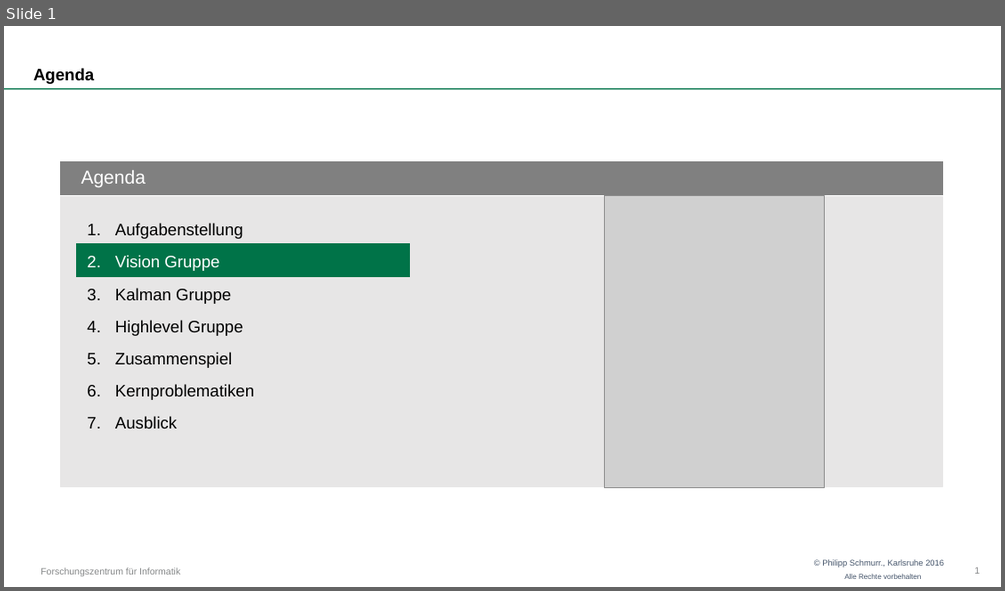
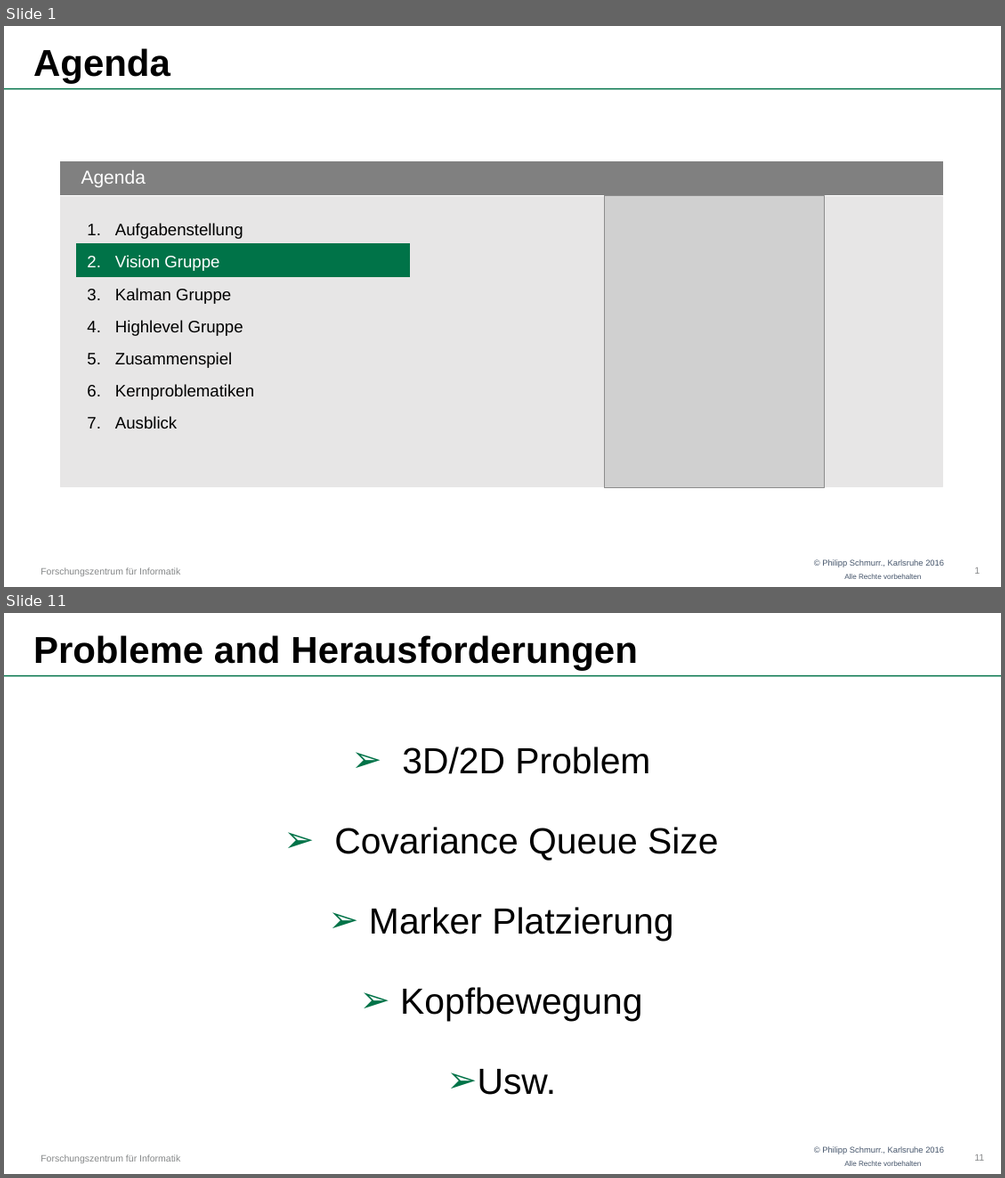
Before and after one commit to OtonoKakuei/robprak1516-documentation, a slide deck: robprak1516-presentation-vision.pptx. Shown one above the other, each under a label of ours: slide 1 before the commit, slides 1 and 11 after it; the slides between them are not shown. The pictures are 1005x591 and 1005x1178 pixels, drawn with LibreOffice and Linux fonts; fonts in the diff are those of the drawing; grey boxes stand for pictures; background and template pictures are left out. Boxes give left, top, right and bottom in pixels: in the first picture for what was removed or moved away, otherwise in the second. Text is boxed around its words. In the diff, an @@ line names an element or a change of style, - is before the commit and + after.

```diff
--- a/robprak1516-presentation-vision.pptx
+++ b/robprak1516-presentation-vision.pptx
@@ slide 11 added at <box>4,613,1001,1174</box>, background #FFFFFF; not listed: 4 template elements that a slide beside it also shows @@
@@ title added at <box>33,635,637,670</box>, 36 pt, text #000000, bold @@
+Probleme and Herausforderungen
@@ text added at <box>334,747,718,1094</box>, 35 pt, text #000000 @@
+➢ 3D/2D Problem
+➢ Covariance Queue Size
+➢ Marker Platzierung
+➢ Kopfbewegung
+➢ Usw.
@@ page number added at <box>974,1154,984,1160</box>, 9 pt, text #868889 @@
+11
@@ slide 1 changed as well @@
@@ title "Agenda" at <box>33,48,170,83</box>: size 16 to 36 pt @@
```
Also in this commit, not shown: 10 other slides added, 1 slide removed.
